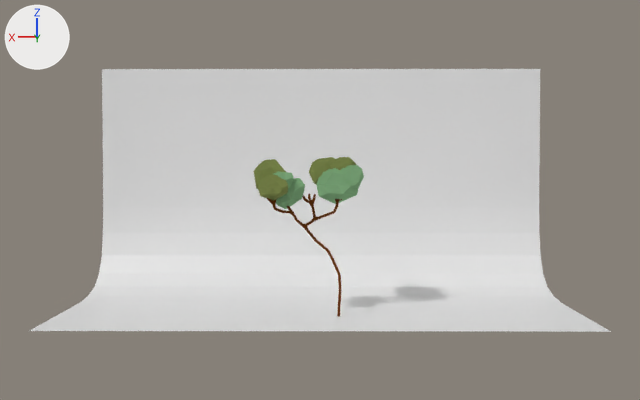
An edit to the Blender file Blender/Arvore 2.blend, drawn before and after from the same camera.
Rendered twice from a 50 mm camera at (-0.6, 104.0, 16.9) aimed at (0.0, 0.1, 13.1). Every picture has the same lights, and +X, +Y and +Z are marked at upper left.
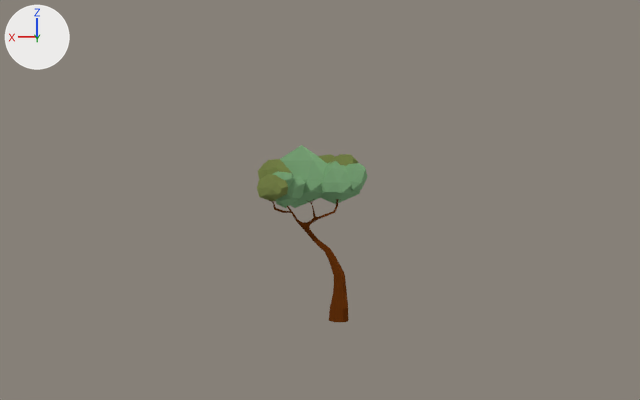
Where the change shows, as pixel boxes [x1, y1, x2, y2] in the pictures (640 x 400 px):
'Plane', deleted: before [29, 69, 611, 332]
'Cube', reshaped, modifiers changed (7% wider): before [267, 194, 342, 316]; after [269, 199, 349, 322]
'Icosphere.011', added: after [280, 145, 328, 208]
'Icosphere', moved, rescaled, modifiers changed: before [317, 168, 358, 204]; after [320, 161, 360, 204]
'Icosphere.003', moved, rescaled, modifiers changed (7% taller): before [258, 174, 288, 200]; after [257, 174, 288, 202]
'Icosphere.002', moved, rescaled, modifiers changed: before [276, 178, 305, 209]; after [275, 176, 305, 208]
'Icosphere.005', moved, rescaled, modifiers changed: before [341, 165, 364, 189]; after [346, 163, 367, 191]
'Icosphere.004', moved, rescaled, modifiers changed: before [253, 159, 286, 189]; after [258, 159, 292, 180]
'Icosphere.006', moved, rescaled, modifiers changed: before [309, 157, 335, 185]; after [318, 154, 335, 164]
'Icosphere.007', moved, rescaled, modifiers changed: before [329, 157, 356, 170]; after [329, 154, 358, 166]
'Icosphere.001', moved, rescaled, modifiers changed: before [273, 171, 293, 188]; after [273, 171, 293, 189]
part 1 of me_cube_001, built on (brown): after [269, 199, 349, 322]

The change, as a diff of the scene's bpy script:
```diff
--- a/Blender/Arvore 2.blend.py
+++ b/Blender/Arvore 2.blend.py
@@ me_cube_001 @@
 # used by ob_cube; location = (-2.21, 7.13, 4.86); scale = (0.636, 0.636, 0.636)
-me_cube_001.from_pydata(...)  # 45 vertices, 0 faces, 44 loose edges; spans x -0.7..12.5, y -6.0..2.0, z -7.9..14.5
+me_cube_001.from_pydata(...)  # 403 vertices, 594 faces; spans x -1.5..12.6, y -6.1..2.1, z -7.9..14.5
+# me_cube_001 part 1: 3 vertices moved within x -0.7..12.5, y -5.7..2.0, z 12.5..14.2; 21 vertices removed from x 0.0..11.3, y -5.9..1.7, z -5.5..14.3; 379 vertices added at x -1.5..12.6, y -6.1..2.1, z -7.9..14.5
 me_cube_001.materials.append(mat_material_002)
@@ ob_icosphere_007 @@
 ob_icosphere_007 = bpy.data.objects.new('Icosphere.007', me_icosphere_012)
-ob_icosphere_007.location = (-2.64, 3.1, 16.2)
+ob_icosphere_007.location = (-2.71, 3.05, 16.25)
 ob_icosphere_007.rotation_euler = (-4.321, 2.467, -2.507)  # degrees (-248, 141, -144)
-ob_icosphere_007.scale = (1.94, 1.94, 1.94)
-_m = ob_icosphere_007.modifiers.new('Decimate', 'DECIMATE')
-_m.ratio = 0.625
+ob_icosphere_007.scale = (2.21, 2.21, 2.21)
@@ ob_icosphere_006 @@
 ob_icosphere_006 = bpy.data.objects.new('Icosphere.006', me_icosphere_011)
-ob_icosphere_006.location = (-0.62, 2.47, 16.39)
+ob_icosphere_006.location = (-0.41, 2.33, 16.46)
 ob_icosphere_006.rotation_euler = (-2.275, 2.496, -1.176)  # degrees (-130, 143, -67)
-ob_icosphere_006.scale = (1.94, 1.94, 1.94)
-_m = ob_icosphere_006.modifiers.new('Decimate', 'DECIMATE')
-_m.ratio = 0.625
+ob_icosphere_006.scale = (2.21, 2.21, 2.21)
@@ ob_icosphere_005 @@
 ob_icosphere_005 = bpy.data.objects.new('Icosphere.005', me_icosphere_010)
-ob_icosphere_005.location = (-3.44, 4.52, 15.82)
+ob_icosphere_005.location = (-3.62, 4.66, 15.82)
 ob_icosphere_005.rotation_euler = (-2.275, 2.496, -1.176)  # degrees (-130, 143, -67)
-ob_icosphere_005.scale = (1.58, 1.58, 1.58)
-_m = ob_icosphere_005.modifiers.new('Decimate', 'DECIMATE')
-_m.ratio = 0.625
+ob_icosphere_005.scale = (1.8, 1.8, 1.8)
@@ ob_icosphere_004 @@
 ob_icosphere_004 = bpy.data.objects.new('Icosphere.004', me_icosphere_009)
-ob_icosphere_004.location = (5.23, 6.36, 15.78)
+ob_icosphere_004.location = (4.76, 5.53, 15.76)
 ob_icosphere_004.rotation_euler = (5.758, 0.515, 1.732)  # degrees (330, 30, 99)
-ob_icosphere_004.scale = (2.13, 2.13, 2.13)
-_m = ob_icosphere_004.modifiers.new('Decimate', 'DECIMATE')
-_m.ratio = 0.571
+ob_icosphere_004.scale = (2.19, 2.19, 2.19)
@@ ob_icosphere_001 @@
 ob_icosphere_001 = bpy.data.objects.new('Icosphere.001', me_icosphere_008)
-ob_icosphere_001.location = (4.12, 7.7, 15.31)
+ob_icosphere_001.location = (4.16, 7.78, 15.28)
 ob_icosphere_001.rotation_euler = (-2.666, 3.803, -1.552)  # degrees (-153, 218, -89)
-ob_icosphere_001.scale = (1.39, 1.39, 1.39)
-_m = ob_icosphere_001.modifiers.new('Decimate', 'DECIMATE')
-_m.ratio = 0.625
+ob_icosphere_001.scale = (1.43, 1.43, 1.43)
@@ ob_icosphere_003 @@
 ob_icosphere_003 = bpy.data.objects.new('Icosphere.003', me_icosphere_007)
-ob_icosphere_003.location = (5.01, 8.7, 14.79)
+ob_icosphere_003.location = (5.07, 8.81, 14.74)
 ob_icosphere_003.rotation_euler = (-0.0865, 0.0767, 0.0314)  # degrees (-5, 4.4, 1.8)
-ob_icosphere_003.scale = (1.69, 1.69, 1.69)
-_m = ob_icosphere_003.modifiers.new('Decimate', 'DECIMATE')
-_m.ratio = 0.625
+ob_icosphere_003.scale = (1.74, 1.74, 1.74)
@@ ob_icosphere_002 @@
 ob_icosphere_002 = bpy.data.objects.new('Icosphere.002', me_icosphere_006)
-ob_icosphere_002.location = (3.39, 6.24, 14.22)
+ob_icosphere_002.location = (3.42, 6.27, 14.4)
 ob_icosphere_002.rotation_euler = (2.696, 0.471, -1.488)  # degrees (154, 27, -85)
-ob_icosphere_002.scale = (1.94, 1.94, 1.94)
-_m = ob_icosphere_002.modifiers.new('Decimate', 'DECIMATE')
-_m.ratio = 0.571
+ob_icosphere_002.scale = (1.99, 1.99, 1.99)
@@ ob_icosphere @@
 ob_icosphere = bpy.data.objects.new('Icosphere', me_icosphere_004)
-ob_icosphere.location = (-1.98, 3.74, 14.9)
-ob_icosphere.scale = (2.5, 2.5, 2.5)
-_m = ob_icosphere.modifiers.new('Decimate', 'DECIMATE')
-_m.ratio = 0.571
+ob_icosphere.location = (-1.95, 3.78, 15.19)
+ob_icosphere.scale = (2.85, 2.85, 2.85)
@@ ob_cube @@
 ob_cube.scale = (0.636, 0.636, 0.636)
-_m = ob_cube.modifiers.new('Skin', 'SKIN')
-_m = ob_cube.modifiers.new('Subsurf', 'SUBSURF')
-_m = ob_cube.modifiers.new('Decimate', 'DECIMATE')
-_m.ratio = 0.0901
@@ ob_plane @@
-ob_plane = bpy.data.objects.new('Plane', me_plane)
@@ ob_icosphere_011 @@
+ob_icosphere_011 = bpy.data.objects.new('Icosphere.011', me_icosphere_003)  # 24 vertices, 44 faces; spans x -0.95..0.95, y -1.0..0.99, z -0.89..1.05
+ob_icosphere_011.location = (1.66, 2.77, 15.5)
+ob_icosphere_011.rotation_euler = (0.0, 0.0, 0.691)  # degrees (0, 0, 40)
+ob_icosphere_011.scale = (3.75, 3.75, 3.75)
```
